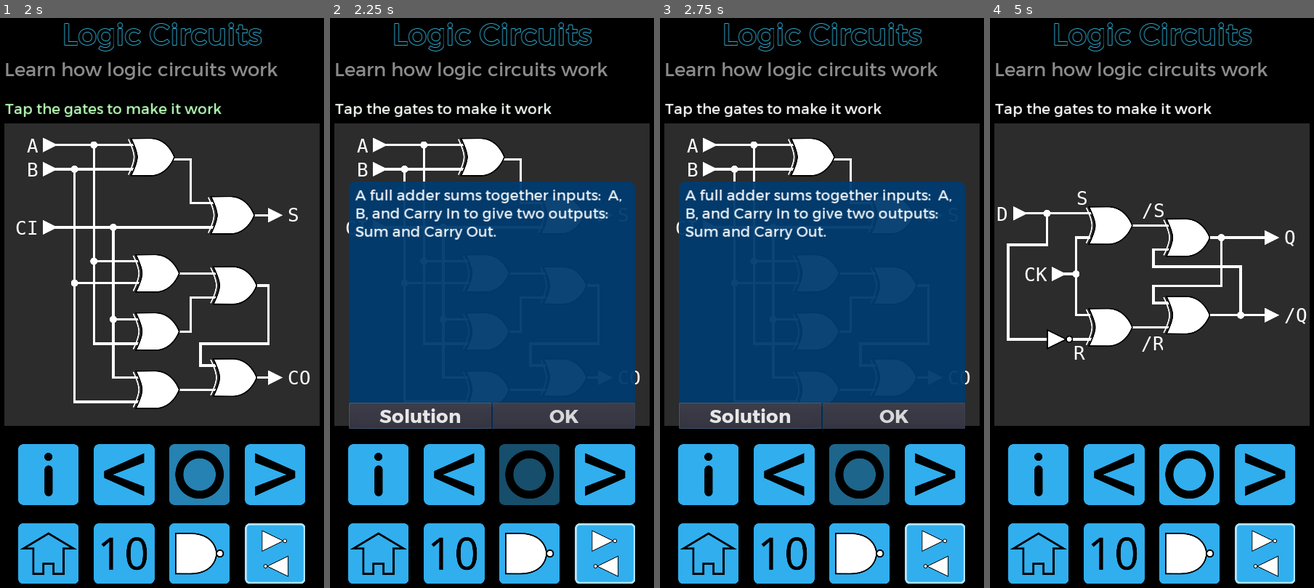
Above: before the commit, frames 1-4 (left to right).
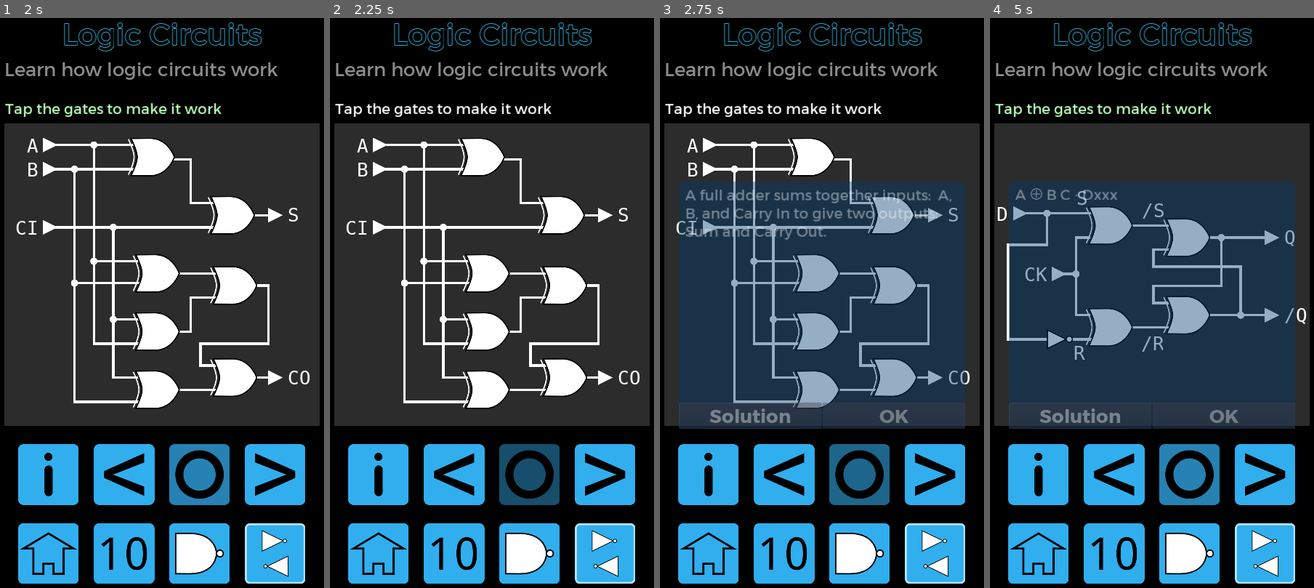
Above: after the commit, the same moments.

Repository: andrew-wilkes/digital-logic
Game: Godot game, scene res://Main.tscn
The game is run twice, just before and just after one commit, with the same random seed, the same clock (stepped at 60 frames per second) and the same inputs.
Inputs (mouse positions are in pixels of both pictures, inside the frame that each line leads up to):
- Up to frame 1 (2 s): click (275, 553) at 0.5 s; click "OK" at 1.25 s
- Up to frame 2 (2.25 s): click (378, 474) at 2 s
- Up to frame 3 (2.75 s): no input
- Up to frame 4 (5 s): click "OK" at 2.75 s; click (1265, 474) at 3.5 s; click (1265, 474) at 4.25 s

Frame 1 is identical in both runs. In frame 2, 37% of the frame differs, in the area x 5-95%, y 28-73%; in frame 3, 35%; in frame 4, 39%, in the area x 1-95%, y 14-86%.
Error before the commit: Attempt to call function 'popup_centered' in base 'null instance' on a null instance. (res://Circuits.gd:69)

Commit message:
Add info to circuit popups

Diff:
--- a/game/Circuits.gd
+++ b/game/Circuits.gd
@@ -67,6 +67,7 @@
 func show_info():
 	var info = circuit.get_node("c/Info")
 	info.popup_centered()
+	info.play_anim()
 	if !info.is_connected("popup_hide", self, "_on_Info_popup_hide"):
 		info.connect("popup_hide", self, "_on_Info_popup_hide")
 	$VBox/HBox/InfoButton.disabled = true
--- a/game/circuits/Adder.tscn
+++ b/game/circuits/Adder.tscn
@@ -207,6 +207,7 @@
 [node name="c" type="CanvasLayer" parent="."]
 
 [node name="Info" parent="c" instance=ExtResource( 7 )]
+modulate = Color( 1, 1, 1, 0.94902 )
 note = "A full adder sums together inputs:  A, B, and Carry In to give two outputs: Sum and Carry Out."
 hint = "We have 3 bits to add together producing numbers in a range 0 to 3.
 
--- a/game/circuits/DFF.tscn
+++ b/game/circuits/DFF.tscn
@@ -7,6 +7,7 @@
 [ext_resource path="res://parts/grid/Wire.tscn" type="PackedScene" id=5]
 [ext_resource path="res://circuits/circuit.gd" type="Script" id=6]
 [ext_resource path="res://parts/grid/GridLabel.tscn" type="PackedScene" id=7]
+[ext_resource path="res://panels/Info.tscn" type="PackedScene" id=8]
 
 [node name="DFF" type="Control"]
 anchor_right = 1.0
@@ -22,7 +23,6 @@
 }
 vin = [ [ 0, 0 ], [ 1, 1 ], [ 1, 0 ], [ 0, 0 ], [ 0, 1 ], [ 0, 0 ], [ 1, 0 ] ]
 vout = [ [ 2, 2 ], [ 2, 2 ], [ 0, 1 ], [ 1, 0 ] ]
-info = "D Flip Flop"
 
 [node name="w1" parent="." instance=ExtResource( 5 )]
 position = Vector2( 128, 104 )
@@ -206,3 +206,12 @@
 margin_right = 288.0
 margin_bottom = 140.0
 text = "S"
+
+[node name="c" type="CanvasLayer" parent="."]
+
+[node name="Info" parent="c" instance=ExtResource( 8 )]
+modulate = Color( 1, 1, 1, 0.94902 )
+note = "We can set [i]R = [u]S[/u][/i] since R and S should never be high at the same time. So we replace S and R with a data input (D) and set the E input low when we want to remember the input value."
+hint = "Simply add a NOT gate to the input of an SR flip flop."
+nt = "We can set [i]R = [u]S[/u][/i] since R and S should never be high at the same time. So we replace S and R with a data input (D) and set the E input low when we want to remember the input value."
+ht = "Simply add a NOT gate to the input of an SR flip flop."
--- a/game/circuits/Decoder.tscn
+++ b/game/circuits/Decoder.tscn
@@ -6,6 +6,7 @@
 [ext_resource path="res://parts/grid/Con.tscn" type="PackedScene" id=4]
 [ext_resource path="res://parts/grid/Wire.tscn" type="PackedScene" id=5]
 [ext_resource path="res://circuits/circuit.gd" type="Script" id=6]
+[ext_resource path="res://panels/Info.tscn" type="PackedScene" id=7]
 
 [node name="Decoder" type="Control"]
 anchor_right = 1.0
@@ -19,7 +20,6 @@
 }
 vin = [ [ 0, 0 ], [ 1, 0 ], [ 0, 1 ], [ 1, 1 ] ]
 vout = [ [ 1, 0, 0, 0 ], [ 0, 1, 0, 0 ], [ 0, 0, 1, 0 ], [ 0, 0, 0, 1 ] ]
-info = "Decoder"
 
 [node name="w1" parent="." instance=ExtResource( 5 )]
 points = PoolVector2Array( 484, 88, 752, 88 )
@@ -195,3 +195,16 @@
 
 [node name="c2" parent="Con" instance=ExtResource( 4 )]
 position = Vector2( 644, 360 )
+
+[node name="c" type="CanvasLayer" parent="."]
+
+[node name="Info" parent="c" instance=ExtResource( 7 )]
+modulate = Color( 1, 1, 1, 0.94902 )
+note = "This is an example of a decoder. It takes a 2-bit binary input and decodes it to one of four possible outputs."
+hint = "To decode the inputs, we can combine AND gates and NOT gates.
+
+For example: [i]Y2 = /A0*A1[/i]"
+nt = "This is an example of a decoder. It takes a 2-bit binary input and decodes it to one of four possible outputs."
+ht = "To decode the inputs, we can combine AND gates and NOT gates.
+
+For example: [i]Y2 = /A0*A1[/i]"
--- a/game/circuits/JKFF.tscn
+++ b/game/circuits/JKFF.tscn
@@ -6,6 +6,7 @@
 [ext_resource path="res://parts/grid/Con.tscn" type="PackedScene" id=4]
 [ext_resource path="res://parts/grid/Wire.tscn" type="PackedScene" id=5]
 [ext_resource path="res://circuits/circuit.gd" type="Script" id=6]
+[ext_resource path="res://panels/Info.tscn" type="PackedScene" id=7]
 
 [node name="JKFF" type="Control"]
 anchor_right = 1.0
@@ -21,7 +22,6 @@
 }
 vin = [ [ 0, 0, 0 ], [ 0, 0, 1 ], [ 0, 0, 0 ], [ 1, 0, 0 ], [ 1, 0, 1 ], [ 1, 0, 0 ], [ 0, 0, 0 ], [ 0, 1, 0 ], [ 0, 1, 1 ], [ 0, 1, 0 ] ]
 vout = [ [ 2, 2 ], [ 2, 2 ], [ 2, 2 ], [ 0, 0 ], [ 2, 2 ], [ 1, 0 ], [ 0, 1 ] ]
-info = "JK Flip Flop"
 
 [node name="w1" parent="." instance=ExtResource( 5 )]
 position = Vector2( 128, 104 )
@@ -207,3 +207,20 @@
 [node name="Labels" type="Control" parent="."]
 margin_right = 40.0
 margin_bottom = 40.0
+
+[node name="c" type="CanvasLayer" parent="."]
+
+[node name="Info" parent="c" instance=ExtResource( 7 )]
+modulate = Color( 1, 1, 1, 0.94902 )
+note = "The JK flip-flop is similar to the SR flip-flop but has no invalid input states."
+hint = "Use NAND gates to make a SR flip-flop and the inputs are gated by 3-input NAND gates.
+
+[i][u]S[/u] = CK * J * /Q[/i]
+
+[i][u]R[/u] = CK * K * Q[/i]"
+nt = "The JK flip-flop is similar to the SR flip-flop but has no invalid input states."
+ht = "Use NAND gates to make a SR flip-flop and the inputs are gated by 3-input NAND gates.
+
+[i][u]S[/u] = CK * J * /Q[/i]
+
+[i][u]R[/u] = CK * K * Q[/i]"
--- a/game/circuits/Multiplexer.tscn
+++ b/game/circuits/Multiplexer.tscn
@@ -6,6 +6,7 @@
 [ext_resource path="res://parts/grid/Con.tscn" type="PackedScene" id=4]
 [ext_resource path="res://parts/grid/Wire.tscn" type="PackedScene" id=5]
 [ext_resource path="res://circuits/circuit.gd" type="Script" id=6]
+[ext_resource path="res://panels/Info.tscn" type="PackedScene" id=7]
 
 [node name="Multiplexer" type="Control"]
 anchor_right = 1.0
@@ -18,7 +19,6 @@
 }
 vin = [ [ 0, 0, 0 ], [ 1, 0, 0 ], [ 1, 0, 1 ], [ 0, 1, 1 ], [ 0, 1, 0 ], [ 0, 0, 0 ], [ 1, 0, 0 ] ]
 vout = [ [ 0 ], [ 1 ], [ 0 ], [ 1 ], [ 0 ], [ 0 ], [ 1 ] ]
-info = "Multiplexer"
 
 [node name="w1" parent="." instance=ExtResource( 5 )]
 points = PoolVector2Array( 168, 88, 472, 88 )
@@ -134,3 +134,12 @@
 
 [node name="c1" parent="Con" instance=ExtResource( 4 )]
 position = Vector2( 256, 280 )
+
+[node name="c" type="CanvasLayer" parent="."]
+
+[node name="Info" parent="c" instance=ExtResource( 7 )]
+modulate = Color( 1, 1, 1, 0.94902 )
+note = "A multiplexer is used to select one of it's inputs to pass to the output like a switch."
+hint = "[i]Y = [u]SEL[/u] * A + SEL * B[/i]"
+nt = "A multiplexer is used to select one of it's inputs to pass to the output like a switch."
+ht = "[i]Y = [u]SEL[/u] * A + SEL * B[/i]"
--- a/game/circuits/SR.tscn
+++ b/game/circuits/SR.tscn
@@ -6,6 +6,7 @@
 [ext_resource path="res://parts/grid/Con.tscn" type="PackedScene" id=4]
 [ext_resource path="res://parts/grid/Wire.tscn" type="PackedScene" id=5]
 [ext_resource path="res://circuits/circuit.gd" type="Script" id=6]
+[ext_resource path="res://panels/Info.tscn" type="PackedScene" id=7]
 
 [node name="SR" type="Control"]
 anchor_right = 1.0
@@ -19,7 +20,6 @@
 }
 vin = [ [ 0, 0 ], [ 1, 0 ], [ 0, 0 ], [ 0, 1 ] ]
 vout = [ [ 2, 2 ], [ 0, 1 ], [ 1, 0 ] ]
-info = "SR Flip Flop"
 
 [node name="w1" parent="." instance=ExtResource( 5 )]
 points = PoolVector2Array( 304, 88, 496, 88 )
@@ -118,3 +118,12 @@
 
 [node name="c2" parent="Con" instance=ExtResource( 4 )]
 position = Vector2( 768, 384 )
+
+[node name="c" type="CanvasLayer" parent="."]
+
+[node name="Info" parent="c" instance=ExtResource( 7 )]
+modulate = Color( 1, 1, 1, 0.94902 )
+note = "An SR flip-flop remembers the state as long as both R and S are low. Pulsing R high resets the state (Q low), and pulsing S high sets the state (Q high)."
+hint = "Use two NOR gates."
+nt = "An SR flip-flop remembers the state as long as both R and S are low. Pulsing R high resets the state (Q low), and pulsing S high sets the state (Q high)."
+ht = "Use two NOR gates."
--- a/game/panels/Info.gd
+++ b/game/panels/Info.gd
@@ -8,10 +8,8 @@
 export var nt: String
 export var ht: String
 
-func _ready():
-	show_notes()
+func play_anim():
 	$Anim.play("FadeIn")
-
 
 
 func get_note_text():
Not shown: 1 places in game/circuits/DFF.tscn that only renumber resources
Not shown: 1 places in game/circuits/Decoder.tscn that only renumber resources
Not shown: 1 places in game/circuits/JKFF.tscn that only renumber resources
Not shown: 1 places in game/circuits/Multiplexer.tscn that only renumber resources
Not shown: 1 places in game/circuits/SR.tscn that only renumber resources
